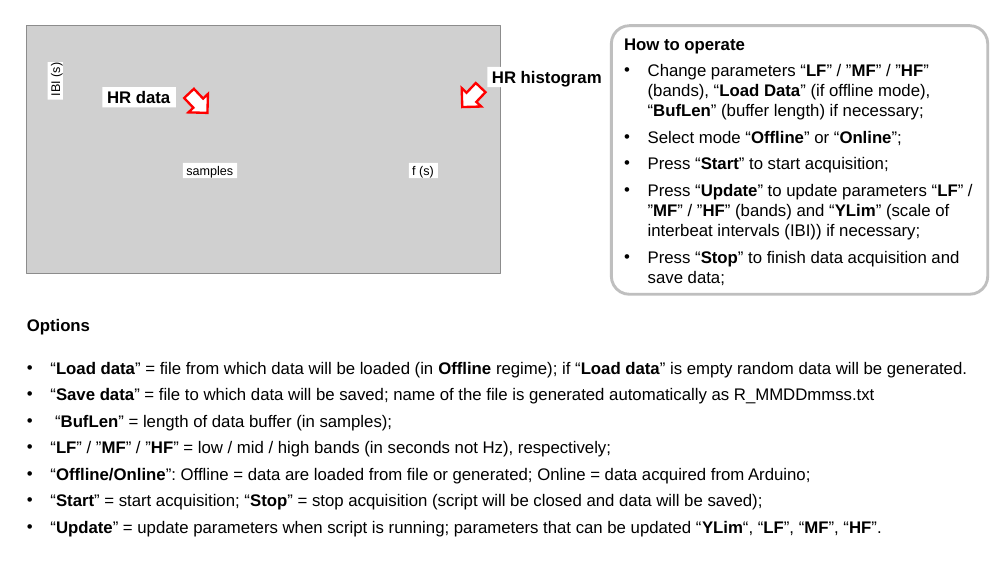
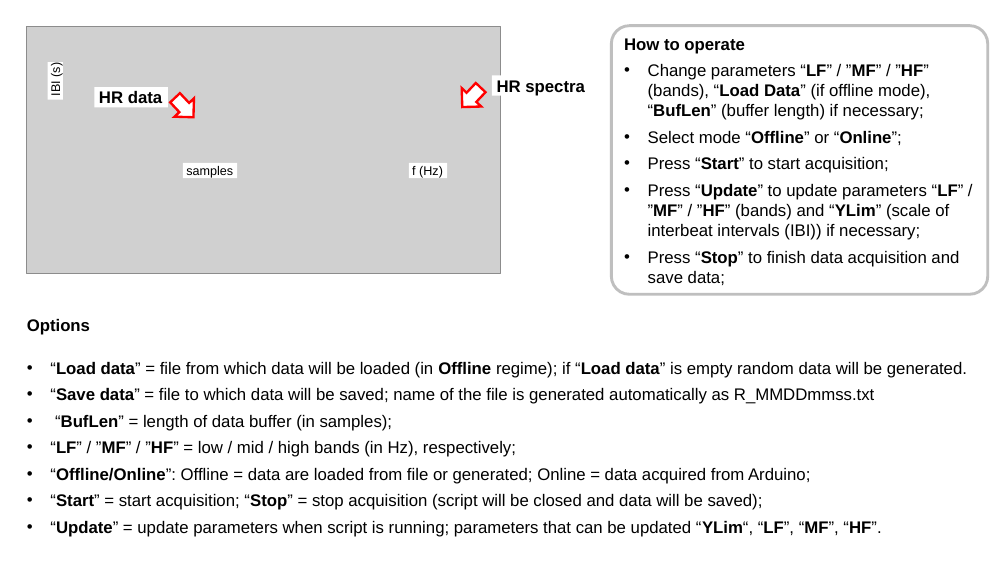
Before and after one commit to alxzgl1/heartrate_dacq, a slide deck: slide 1 of manual.pptx. Drawn at 1008x567 pixels with LibreOffice and Linux fonts; fonts in the diff are those of the drawing; grey boxes stand for pictures. Boxes give left, top, right and bottom in pixels: in the first picture for what was removed or moved away, otherwise in the second. Text is boxed around its words. In the diff, an @@ line names an element or a change of style, - is before the commit and + after.

```diff
--- a/manual.pptx
+++ b/manual.pptx
@@ rectangle "HR data": place and size @@
-rectangle "HR data" at (103,87,176,107)
+rectangle "HR data" at (95,87,168,107)
@@ right arrow: place and size @@
-right arrow at (180,85,217,122)
+right arrow at (165,89,203,126)
@@ text at (497,80,585,96): text changed @@
-HR histogram
+HR spectra
@@ rectangle "f (Hz)": place and size @@
-rectangle "f (Hz)" at (409,163,439,178)
+rectangle "f (Hz)" at (409,163,448,178)
@@ text in rectangle at (412,166,443,178): text changed @@
-f (s)
+f (Hz)
@@ text at (50,441,516,457): text changed @@
-• “LF” / ”MF” / ”HF” = low / mid / high bands (in seconds not Hz), respectively;
+• “LF” / ”MF” / ”HF” = low / mid / high bands (in Hz), respectively;
```
Also in this commit, not shown: 2 other files.
